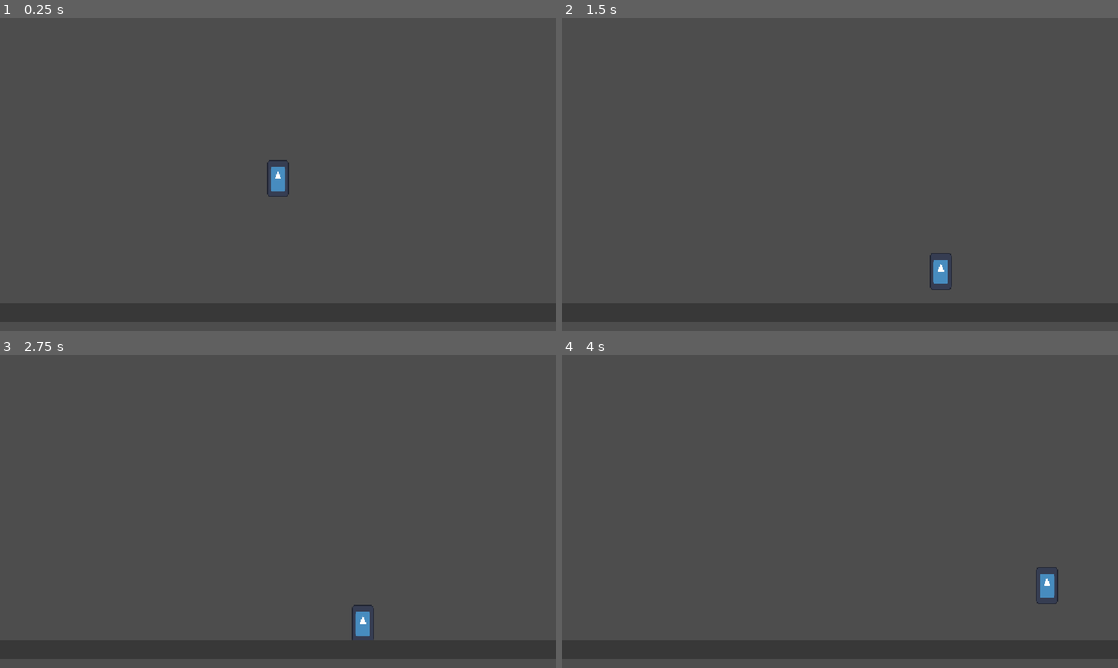
Above: before the commit, frames 1-4 (two rows, left to right).
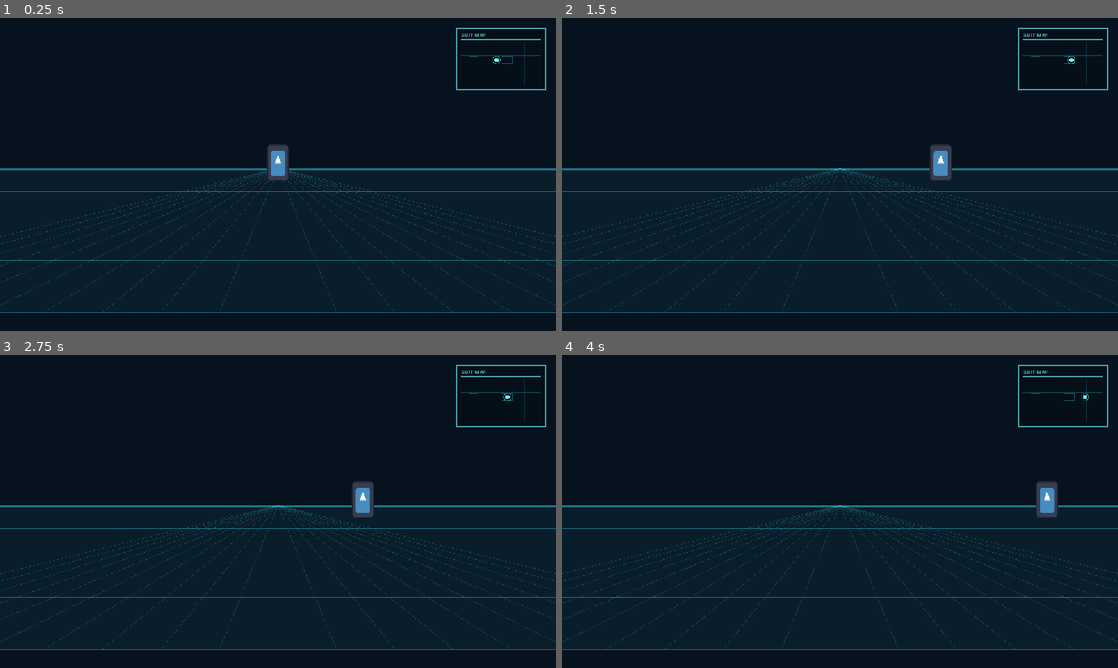
Above: after the commit, the same moments.

Repository: rahejaarya/WAAVES
Game: Godot game, scene res://main.tscn
The game is run twice, just before and just after one commit, with the same random seed, the same clock (stepped at 60 frames per second) and the same inputs. After the commit the project has no main scene; this scene is started directly in both runs. The engine's default icon, where the game draws it, is replaced by a stand-in: a white triangle on a blue panel in a dark square.
Inputs:
- Up to frame 1 (0.25 s): no input
- Up to frame 2 (1.5 s): hold Space 0.53-1.28 s; hold D from 0.53 s (still down); tap Space at 1.35 s
- Up to frame 3 (2.75 s): tap Space at 1.52, 1.82 s; release D at 2.03 s; hold A from 2.03 s (still down); hold Space from 2.03 s (still down)
- Up to frame 4 (4 s): release A at 2.78 s; release Space at 2.78 s; hold D from 2.78 s (still down); tap Space at 2.85, 3.02, 3.32 s; hold Space from 3.53 s (still down)

The runs differ from the first frame. In frame 1, 100% of the frame differs, in the area x 0-100%, y 0-100%; in frame 2, 100%; in frame 3, 100%; in frame 4, 100%.

Commit message:
idk

Diff:
--- /dev/null
+++ b/main.gd
@@ -0,0 +1,63 @@
+extends Node2D
+
+const SKY := Color("#07121f")
+const FLOOR := Color("#0a1d2a")
+const GRID := Color(0.20, 0.83, 0.92, 0.48)
+const GRID_FAINT := Color(0.20, 0.83, 0.92, 0.20)
+const HUD := Color("#63f4f2")
+const HUD_DIM := Color(0.39, 0.82, 0.87, 0.72)
+
+@onready var player: CharacterBody2D = $Player
+
+func _process(_delta: float) -> void:
+	queue_redraw()
+
+func _draw() -> void:
+	var size := get_viewport_rect().size
+	var horizon_y := size.y * 0.48
+	var floor_bottom := size.y * 0.94
+
+	draw_rect(Rect2(Vector2.ZERO, size), SKY)
+	draw_rect(Rect2(Vector2(0, horizon_y), Vector2(size.x, floor_bottom - horizon_y)), FLOOR)
+	draw_line(Vector2(0, horizon_y), Vector2(size.x, horizon_y), GRID, 1.2)
+
+	# Perspective floor lines converge at the horizon for a simple wireframe look.
+	var center_x := size.x * 0.5
+	for i in range(-10, 11):
+		var bottom_x := center_x + i * size.x * 0.105
+		draw_line(Vector2(center_x, horizon_y), Vector2(bottom_x, floor_bottom), GRID_FAINT, 1.0)
+
+	for step in range(1, 11):
+		var t := float(step) / 10.0
+		var y := horizon_y + (floor_bottom - horizon_y) * t * t
+		draw_line(Vector2(0, y), Vector2(size.x, y), GRID, 1.0 if step < 8 else 1.4)
+
+	_draw_map(size)
+
+func _draw_map(view_size: Vector2) -> void:
+	var map_size := Vector2(184, 126)
+	var map_position := Vector2(view_size.x - map_size.x - 22, 22)
+	var map_rect := Rect2(map_position, map_size)
+	var inner := map_rect.grow(-10)
+	var font := ThemeDB.fallback_font
+
+	draw_rect(map_rect, Color(0.015, 0.06, 0.09, 0.88), true)
+	draw_rect(map_rect, HUD_DIM, false, 1.2)
+	draw_string(font, map_position + Vector2(10, 17), "SUIT MAP", HORIZONTAL_ALIGNMENT_LEFT, -1, 11, HUD)
+	draw_line(map_position + Vector2(10, 23), map_position + Vector2(map_size.x - 10, 23), HUD_DIM, 1.0)
+
+	# A compact overhead grid and simple habitat markers make the map legible at a glance.
+	for x_step in range(1, 5):
+		var x := inner.position.x + inner.size.x * float(x_step) / 5.0
+		draw_line(Vector2(x, inner.position.y + 18), Vector2(x, map_rect.end.y - 9), GRID_FAINT, 1.0)
+	for y_step in range(1, 3):
+		var y := inner.position.y + 18 + (inner.size.y - 22) * float(y_step) / 3.0
+		draw_line(Vector2(inner.position.x, y), Vector2(map_rect.end.x - 9, y), GRID_FAINT, 1.0)
+
+	# Small habitat blocks are landmarks; the bright dot tracks the astronaut.
+	draw_rect(Rect2(inner.position + Vector2(16, 36), Vector2(18, 12)), Color(0.14, 0.42, 0.48, 0.8), false, 1.0)
+	draw_rect(Rect2(inner.position + Vector2(84, 48), Vector2(22, 14)), Color(0.14, 0.42, 0.48, 0.8), false, 1.0)
+	var player_uv := Vector2(clampf(player.global_position.x / view_size.x, 0.0, 1.0), clampf(player.global_position.y / view_size.y, 0.0, 1.0))
+	var marker := inner.position + Vector2(0, 18) + Vector2(player_uv.x * (inner.size.x - 18), player_uv.y * (inner.size.y - 26))
+	draw_circle(marker, 5.0, HUD)
+	draw_arc(marker, 8.0, 0.0, TAU, 24, Color(HUD.r, HUD.g, HUD.b, 0.55), 1.0)
--- a/main.tscn
+++ b/main.tscn
@@ -1,11 +1,13 @@
-[gd_scene load_steps=3 format=3]
+[gd_scene load_steps=4 format=3]
 
 [ext_resource type="PackedScene" path="res://player.tscn" id="1_3t6y8"]
+[ext_resource type="Script" path="res://main.gd" id="2_main_script"]
 
 [sub_resource type="RectangleShape2D" id="RectangleShape2D_ground"]
 size = Vector2(1200, 40)
 
 [node name="Main" type="Node2D"]
+script = ExtResource("2_main_script")
 
 [node name="Player" parent="." instance=ExtResource("1_3t6y8")]
 position = Vector2(576, 300)
@@ -15,10 +17,3 @@
 
 [node name="CollisionShape2D" type="CollisionShape2D" parent="Ground"]
 shape = SubResource("RectangleShape2D_ground")
-
-[node name="ColorRect" type="ColorRect" parent="Ground"]
-offset_left = -600.0
-offset_top = -20.0
-offset_right = 600.0
-offset_bottom = 20.0
-color = Color(0.22, 0.22, 0.22, 1)
--- a/player.gd
+++ b/player.gd
@@ -1,32 +1,30 @@
 extends CharacterBody2D
 
 const SPEED = 220.0
-const JUMP_VELOCITY = -420.0
-const GRAVITY = 980.0
 
 @onready var sprite: Sprite2D = $Sprite2D
 
-func _physics_process(delta):
-    var move_left = Input.is_physical_key_pressed(KEY_A)
-    var move_right = Input.is_physical_key_pressed(KEY_D)
-    var jump_pressed = Input.is_physical_key_pressed(KEY_W) or Input.is_physical_key_pressed(KEY_SPACE)
+func _physics_process(_delta):
+    var move_x = 0.0
+    var move_y = 0.0
 
-    if not is_on_floor():
-        velocity.y += GRAVITY * delta
+    if Input.is_physical_key_pressed(KEY_A) or Input.is_physical_key_pressed(KEY_LEFT):
+        move_x -= 1.0
+    if Input.is_physical_key_pressed(KEY_D) or Input.is_physical_key_pressed(KEY_RIGHT):
+        move_x += 1.0
+    if Input.is_physical_key_pressed(KEY_W) or Input.is_physical_key_pressed(KEY_UP):
+        move_y -= 1.0
+    if Input.is_physical_key_pressed(KEY_S) or Input.is_physical_key_pressed(KEY_DOWN):
+        move_y += 1.0
 
-    if jump_pressed and is_on_floor():
-        velocity.y = JUMP_VELOCITY
+    var direction = Vector2(move_x, move_y)
+    if direction.length() > 0:
+        direction = direction.normalized()
 
-    var direction = 0.0
-    if move_left:
-        direction -= 1.0
-    if move_right:
-        direction += 1.0
+    velocity = direction * SPEED
+    move_and_slide()
 
-    if direction != 0:
-        velocity.x = direction * SPEED
-        sprite.flip_h = direction < 0
-    else:
-        velocity.x = move_toward(velocity.x, 0, SPEED)
-
-    move_and_slide()
+    if direction.x < 0:
+        sprite.flip_h = true
+    elif direction.x > 0:
+        sprite.flip_h = false
--- a/project.godot
+++ b/project.godot
@@ -11,7 +11,6 @@
 [application]
 
 config/name="Habitat Zero"
-run/main_scene="res://main.tscn"
 config/features=PackedStringArray("4.7", "Forward Plus")
 config/icon="res://icon.svg"
 
